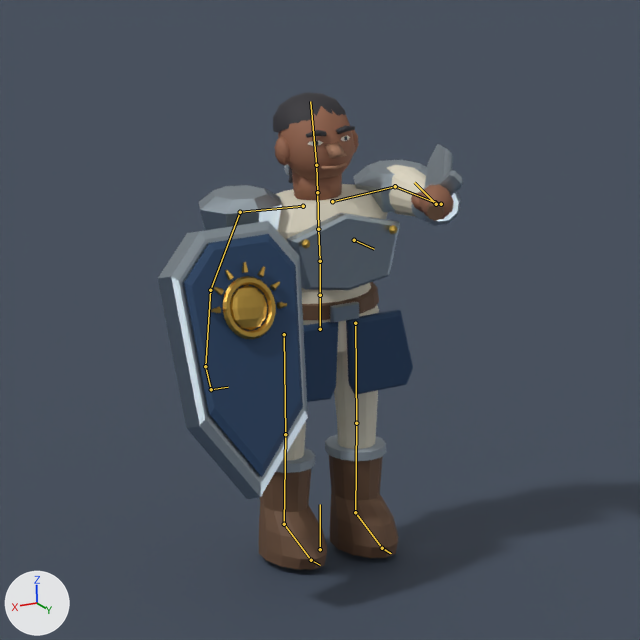
Before and after pictures for a commit that changed the Blender file art-source/heroes/wc_u_human_guardian/wc_u_human_guardian.blend.
Camera for both pictures: the file's camera 'WC_Portrait'. The lights are fixed; the arrows at lower left show +X, +Y and +Z. The older version comes first. Both versions are drawn at frame 46 of the action 'AN_wc_u_human_guardian_Victory'; the numbers are the values there. The bones that change, and the others that lie on the model, are drawn over the model as lines.

The first picture shows 'PRESENTATION_Ground', 'SK_wc_u_human_guardian'.
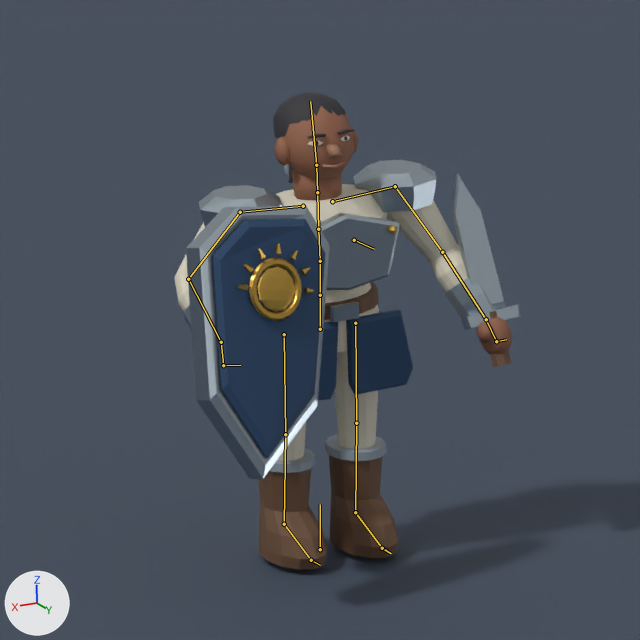
What differs and where, as boxes (x1, y1, x2, y2) in the pictures (640 x 640 px):
'SK_wc_u_human_guardian', posed (13% wider)
    before: (158, 92, 463, 570)
    after: (174, 92, 520, 570)
bone 'upperarm_l', root to tip
    before: (240, 212) to (210, 290)
    after: (240, 212) to (188, 279)
bone 'lowerarm_l', root to tip
    before: (210, 290) to (205, 366)
    after: (188, 279) to (221, 342)
bone 'hand_l', root to tip
    before: (205, 366) to (211, 389)
    after: (221, 342) to (223, 365)
bone 'upperarm_r', root to tip
    before: (395, 186) to (435, 202)
    after: (395, 186) to (442, 252)
bone 'lowerarm_r', root to tip
    before: (435, 202) to (441, 204)
    after: (442, 252) to (486, 319)

What changed in the scene script:
```text
Change bone_upperarm_l:
    where bone_upperarm_l = bpy.data.objects['Armature'].pose.bones['upperarm_l']  # child of 'clavicle_l'
    bone_upperarm_l.rotation_euler: (0.122, 0.0, -0.0873) -> (-0.122, -0.0524, -0.262)  # degrees (7, 0, -5) -> degrees (-7, -3, -15)
Change bone_lowerarm_l:
    where bone_lowerarm_l = bpy.data.objects['Armature'].pose.bones['lowerarm_l']  # child of 'upperarm_l'
    bone_lowerarm_l.rotation_euler: (0.175, 0.0, 0.0) -> (0.855, 0.0349, 0.611)  # degrees (10, 0, 0) -> degrees (49, 2, 35)
Change bone_hand_l:
    where bone_hand_l = bpy.data.objects['Armature'].pose.bones['hand_l']  # child of 'lowerarm_l'
    bone_hand_l.rotation_euler: (0.0, 0.0, 0.0) -> (-0.454, -0.419, -0.314)  # degrees (0, 0, 0) -> degrees (-26, -24, -18)
Change bone_upperarm_r:
    where bone_upperarm_r = bpy.data.objects['Armature'].pose.bones['upperarm_r']  # child of 'clavicle_r'
    bone_upperarm_r.rotation_euler: (1.536, 0.0, 0.262) -> (0.122, 0.0, 0.0873)  # degrees (88, 0, 15) -> degrees (7, 0, 5)
Change bone_lowerarm_r:
    where bone_lowerarm_r = bpy.data.objects['Armature'].pose.bones['lowerarm_r']  # child of 'upperarm_r'
    bone_lowerarm_r.rotation_euler: (0.314, 0.0, 0.0) -> (0.209, 0.0, 0.0)  # degrees (18, 0, 0) -> degrees (12, 0, 0)
```
